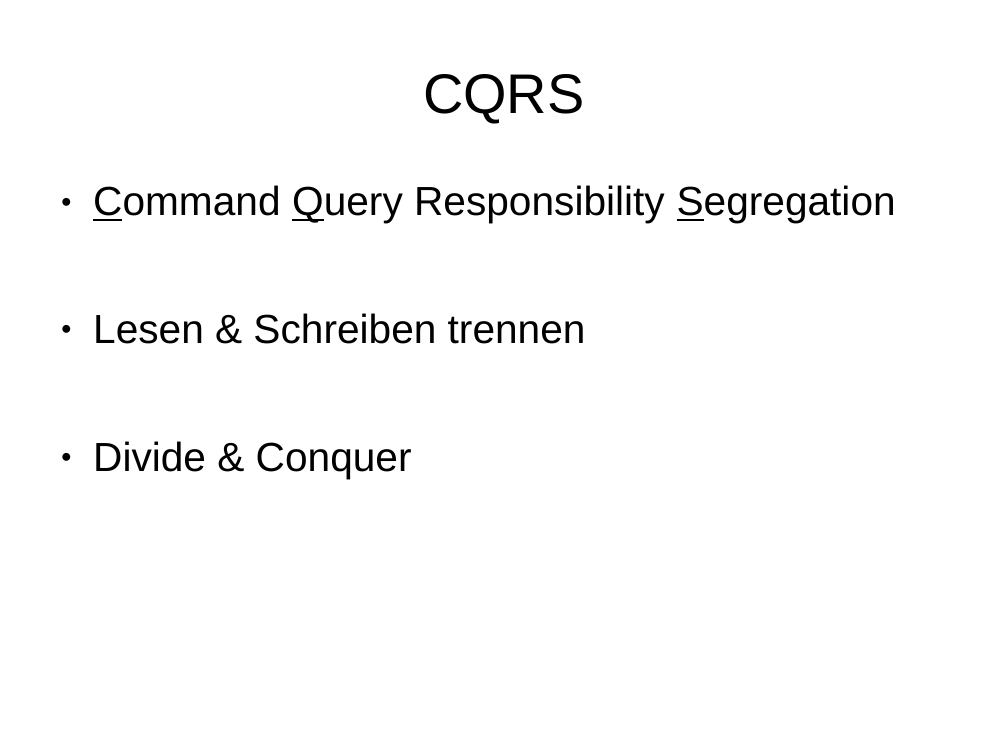
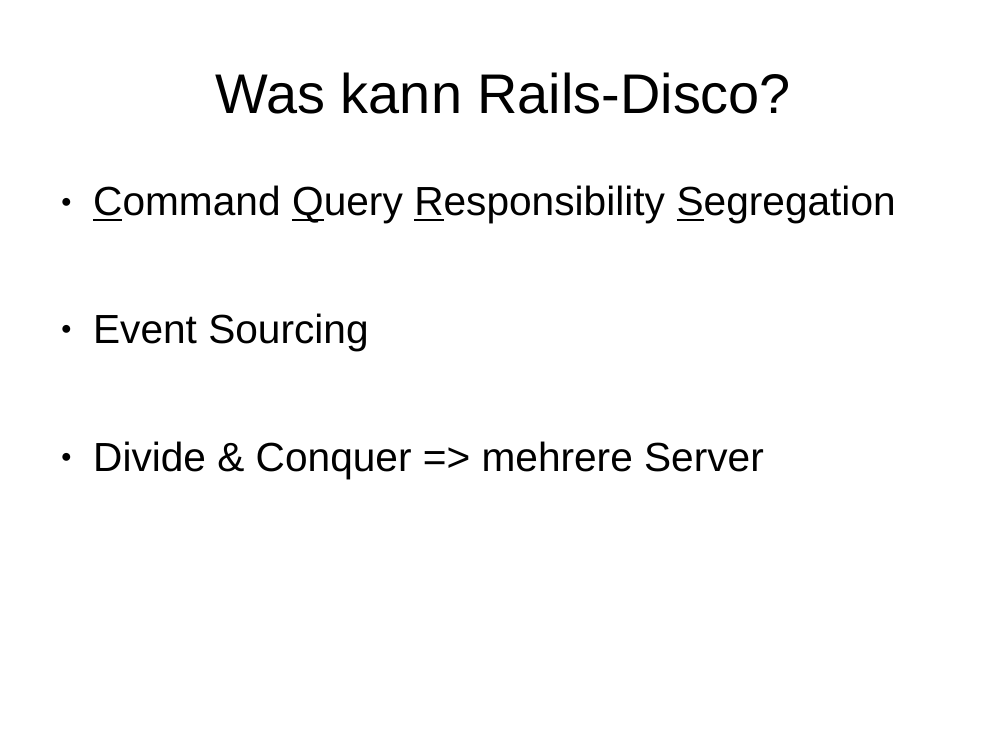
Before and after one commit to davidkleymann/forum_rails_disco, a slide deck: slide 4 of Verteidiung/PresentationII.ppt (slide 5 before the commit). Drawn at 1008x756 pixels with LibreOffice and Linux fonts; fonts in the diff are those of the drawing. Boxes give left, top, right and bottom in pixels: in the first picture for what was removed or moved away, otherwise in the second. Text is boxed around its words. In the diff, an @@ line names an element or a change of style, - is before the commit and + after.

```diff
--- a/Verteidiung/PresentationII.ppt
+++ b/Verteidiung/PresentationII.ppt
@@ title at bbox=[216, 72, 791, 114]: text changed @@
-CQRS
+Was kann Rails-Disco?
@@ text at bbox=[93, 185, 896, 223]: underline on in "Responsibility" @@
@@ text at bbox=[93, 313, 764, 479]: text changed @@
-● Lesen & Schreiben trennen
-● Divide & Conquer
+● Event Sourcing
+● Divide & Conquer => mehrere Server
```
Also in this commit, not shown: 2 other slides changed, 1 slide added, 1 slide removed, 2 other files.
